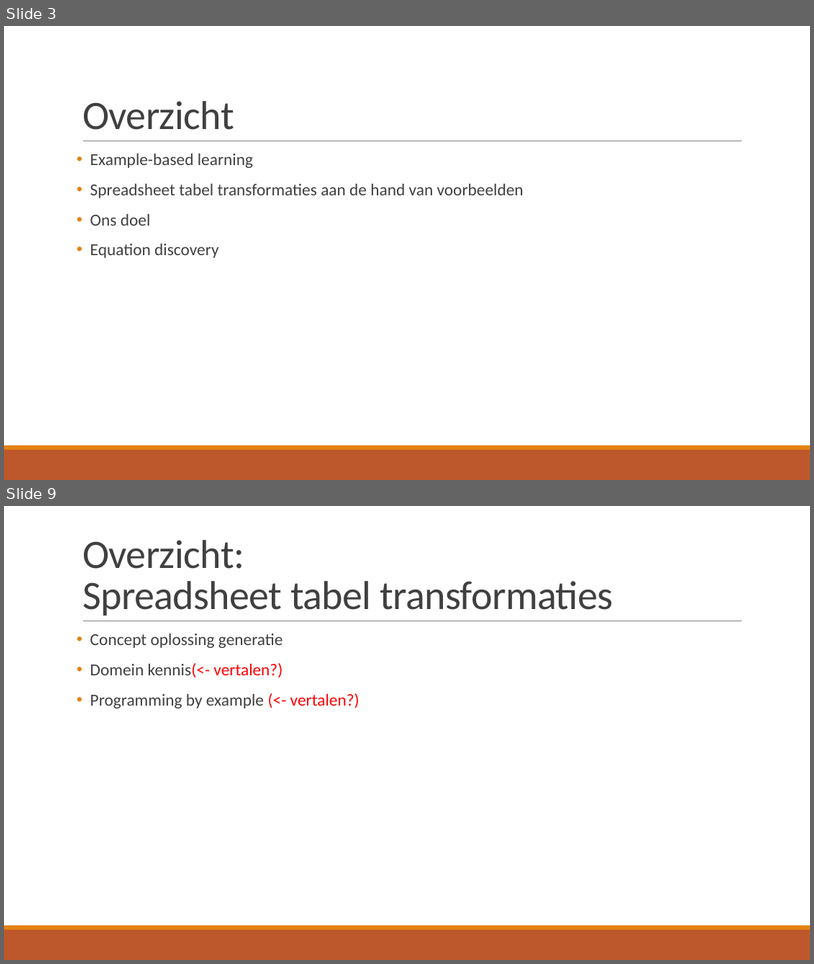
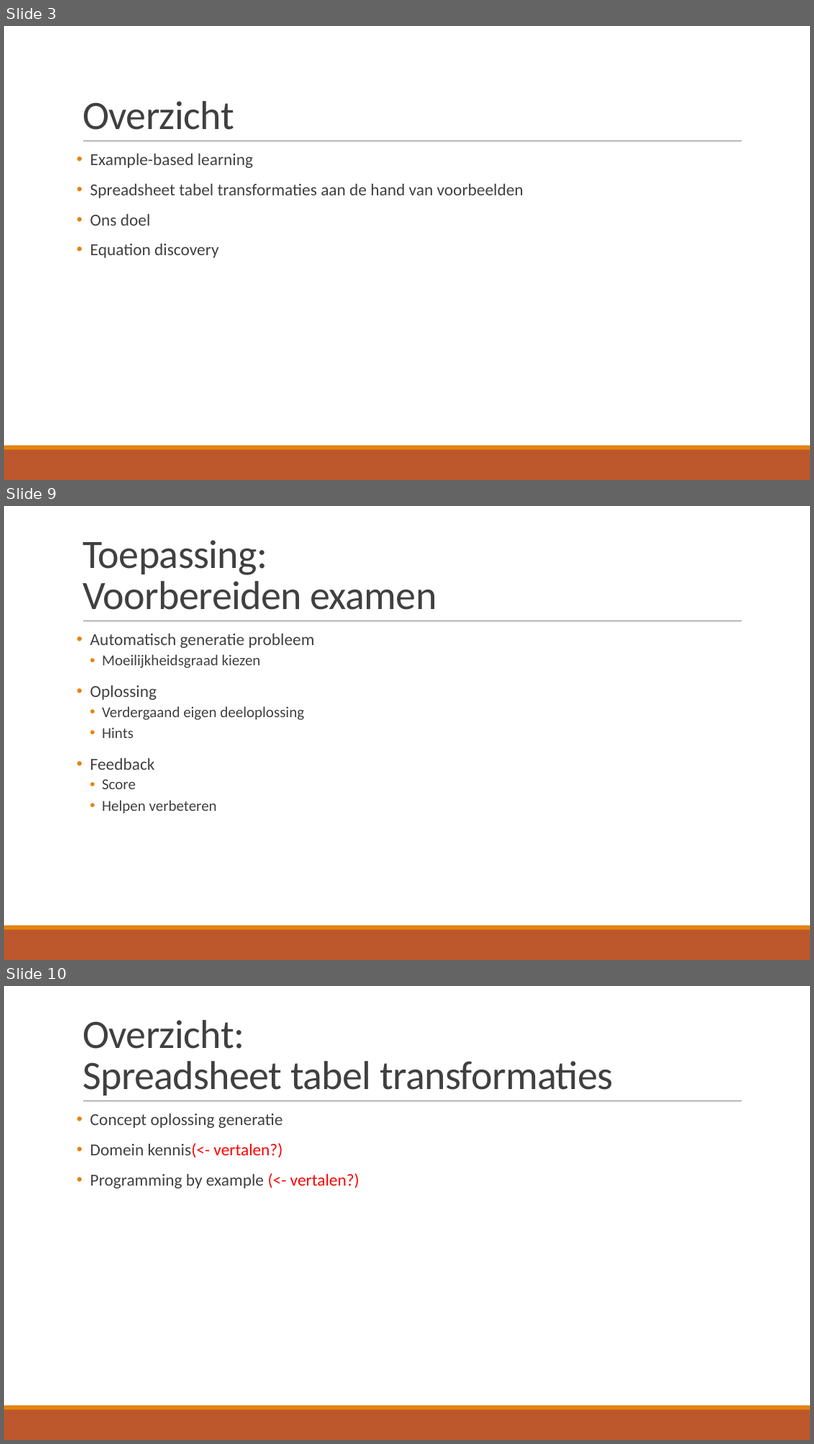
Before and after one commit to TomDeGroote/Bachelorproef, a slide deck: Opdracht 2/Literatuurstudie.pptx. Shown one above the other, each under a label of ours: slides 3 and 9 before the commit, slides 3, 9 and 10 after it; the slides between them are not shown. The pictures are 814x964 and 814x1444 pixels, drawn with LibreOffice and Linux fonts; fonts in the diff are those of the drawing. Boxes give left, top, right and bottom in pixels: in the first picture for what was removed or moved away, otherwise in the second. Text is boxed around its words. In the diff, an @@ line names an element or a change of style, - is before the commit and + after.

```diff
--- a/Opdracht 2/Literatuurstudie.pptx
+++ b/Opdracht 2/Literatuurstudie.pptx
@@ slide 9 added at (4, 506, 810, 960), background #FFFFFF; not listed: 3 template elements that a slide beside it also shows @@
@@ title added at (82, 540, 437, 610), 48 pt, text #404040 @@
+Toepassing:
+Voorbereiden examen
@@ text added at (90, 633, 315, 813), 18 pt, text #404040 @@
+• Automatisch generatie probleem
+  • Moeilijkheidsgraad kiezen
+• Oplossing
+  • Verdergaand eigen deeloplossing
+  • Hints
+• Feedback
+  • Score
+  • Helpen verbeteren
@@ what was slide 9 is now slide 10 @@
```
Also in this commit, not shown: 5 slides changed, 1 slide removed.
